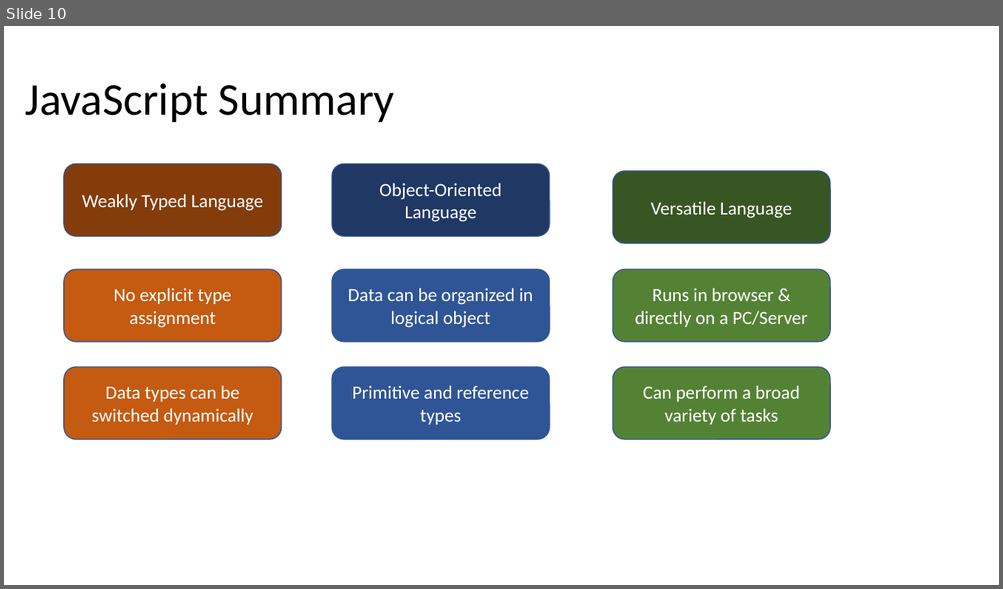
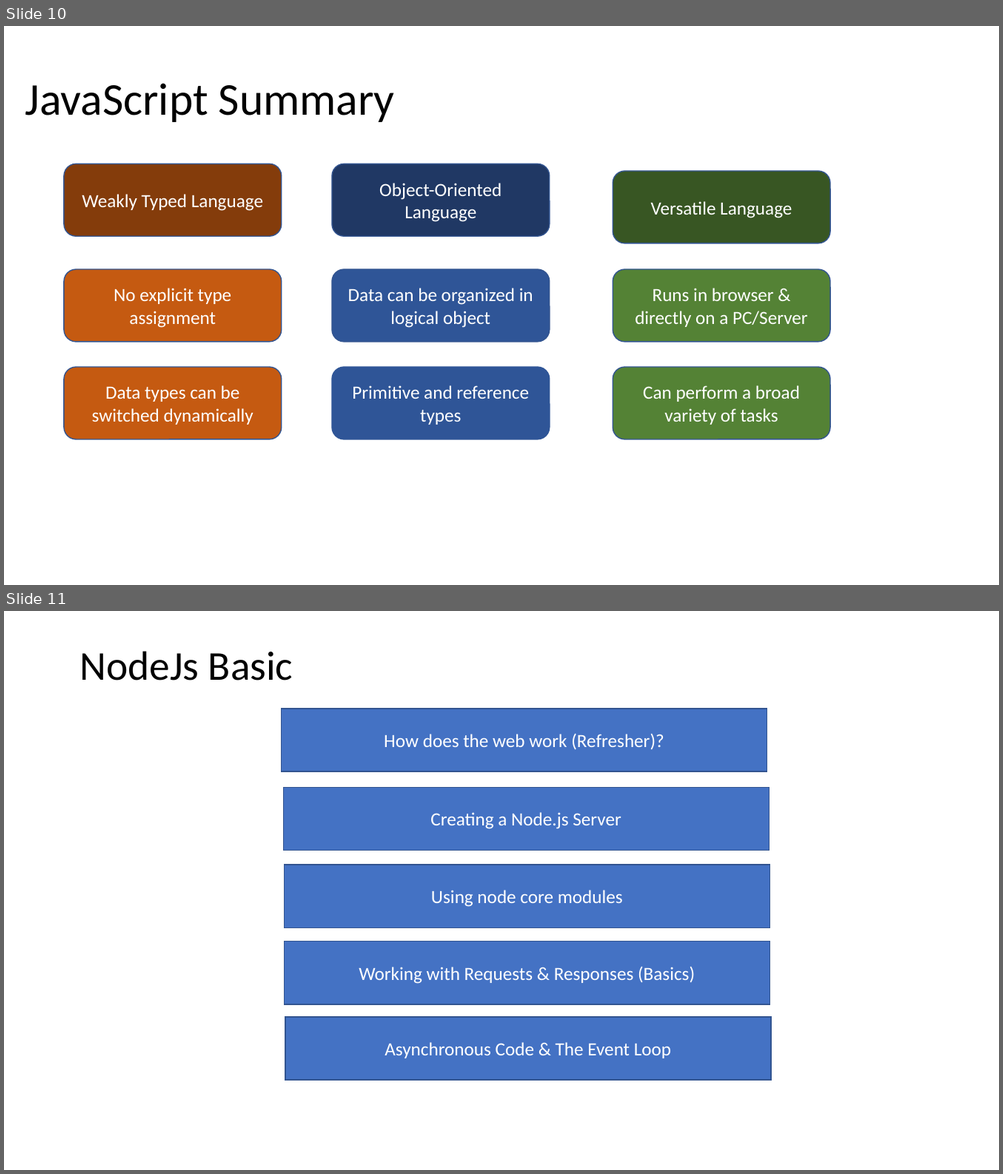
Before and after one commit to PiyushChaturvedii/batch03, a slide deck: What is Node.pptx. Shown one above the other, each under a label of ours: slide 10 before the commit, slides 10 and 11 after it. The pictures are 1003x589 and 1003x1174 pixels, drawn with LibreOffice and Linux fonts; fonts in the diff are those of the drawing. Boxes give left, top, right and bottom in pixels: in the first picture for what was removed or moved away, otherwise in the second. Text is boxed around its words. In the diff, an @@ line names an element or a change of style, - is before the commit and + after.

```diff
--- a/What is Node.pptx
+++ b/What is Node.pptx
@@ slide 11 added at bbox=[4, 611, 999, 1170], background #FFFFFF @@
@@ title added at bbox=[79, 651, 293, 681], 39.6 pt, text #000000 @@
+NodeJs Basic
@@ rectangle added at bbox=[282, 709, 767, 772], fill #4472C4, outline #325491 1 pt, 18 pt, text #FFFFFF @@
+How does the web work (Refresher)?
@@ rectangle added at bbox=[283, 787, 768, 851], fill #4472C4, outline #325491 1 pt, 18 pt, text #FFFFFF @@
+Creating a Node.js Server
@@ rectangle added at bbox=[284, 865, 770, 928], fill #4472C4, outline #325491 1 pt, 18 pt, text #FFFFFF @@
+Using node core modules
@@ rectangle added at bbox=[284, 942, 770, 1005], fill #4472C4, outline #325491 1 pt, 18 pt, text #FFFFFF @@
+Working with Requests & Responses (Basics)
@@ rectangle added at bbox=[285, 1017, 771, 1081], fill #4472C4, outline #325491 1 pt, 18 pt, text #FFFFFF @@
+Asynchronous Code & The Event Loop
```
Also in this commit, not shown: 4 other slides added, 1 other file.
